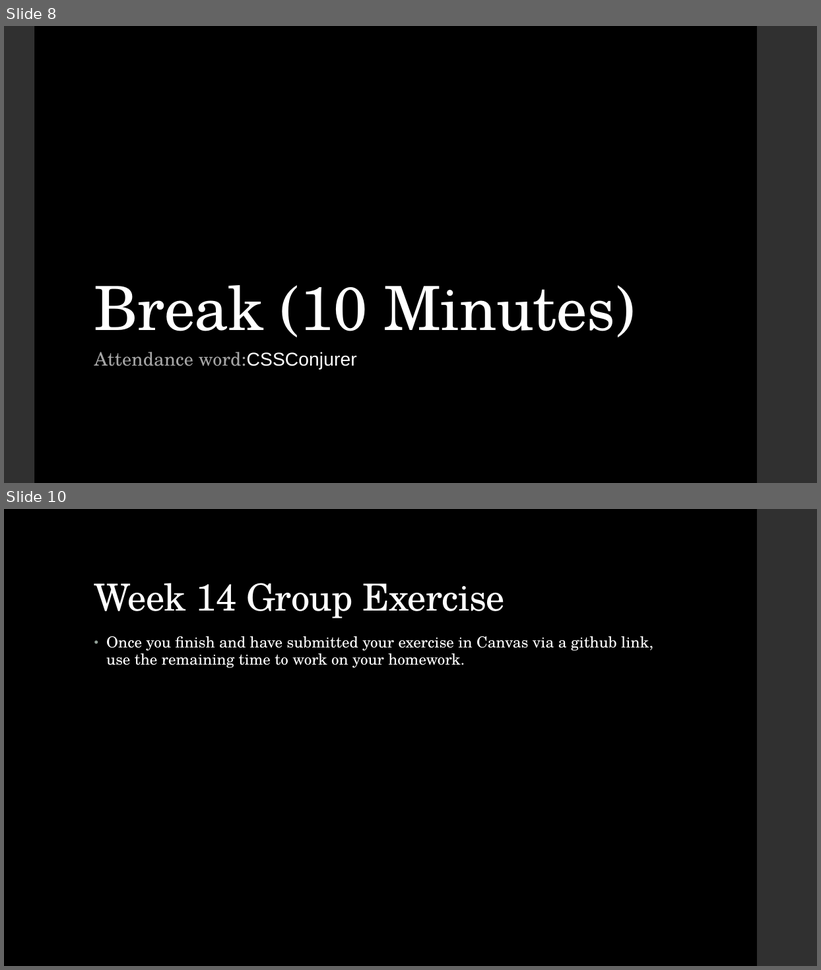
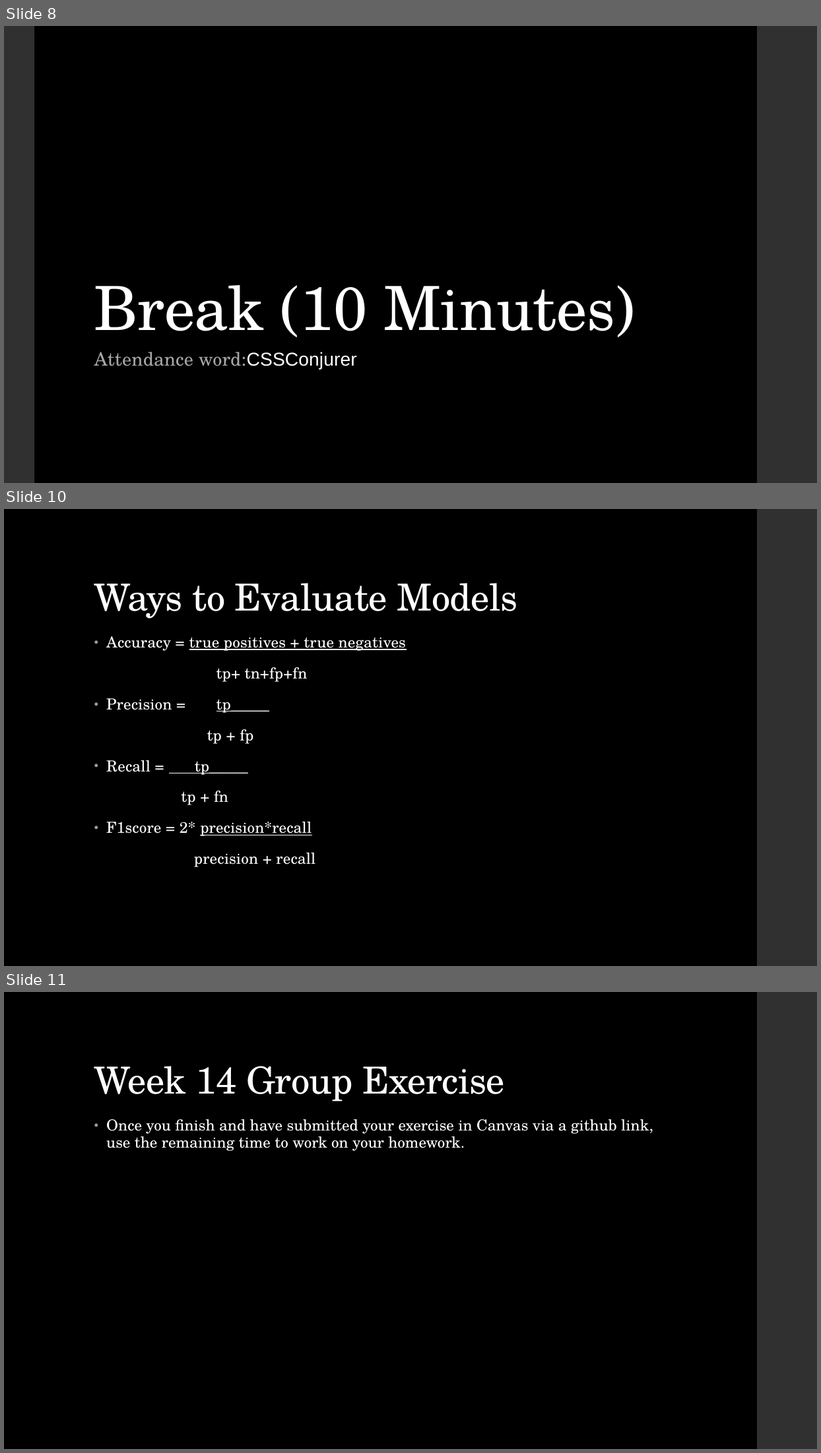
Before and after one commit to LaunchCoderGirlSTL/Data-Science-Assignments, a slide deck: course_material/week_14/week_14_presentation.pptx. Shown one above the other, each under a label of ours: slides 8 and 10 before the commit, slides 8, 10 and 11 after it; the slides between them are not shown. The pictures are 821x970 and 821x1453 pixels, drawn with LibreOffice and Linux fonts; fonts in the diff are those of the drawing. Boxes give left, top, right and bottom in pixels: in the first picture for what was removed or moved away, otherwise in the second. Text is boxed around its words. In the diff, an @@ line names an element or a change of style, - is before the commit and + after.

```diff
--- a/course_material/week_14/week_14_presentation.pptx
+++ b/course_material/week_14/week_14_presentation.pptx
@@ slide 10 added at (x1=4, y1=509, x2=817, y2=966), background #000000; not listed: 1 template element that a slide beside it also shows @@
@@ title added at (x1=94, y1=583, x2=517, y2=619), 44 pt, text #FFFFFF @@
+Ways to Evaluate Models
@@ text added at (x1=106, y1=636, x2=406, y2=867), 18 pt, text #FFFFFF @@
+• Accuracy = true positives + true negatives
+tp+ tn+fp+fn
+• Precision = tp_____
+tp + fp
+• Recall = tp_____
+tp + fn
+• F1score = 2* precision*recall
+precision + recall
@@ what was slide 10 is now slide 11 @@
```
Also in this commit, not shown: 2 slides changed, 1 other slide added, 1 slide removed, 4 other files.
